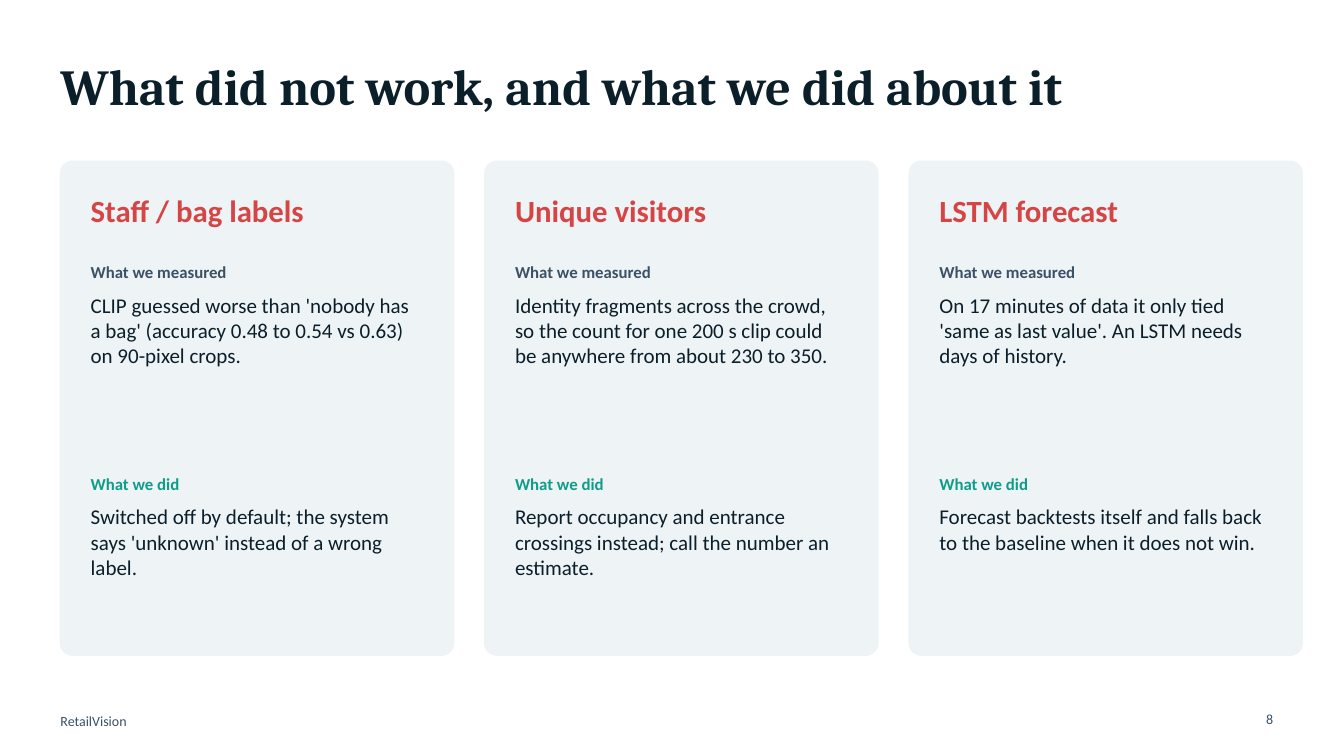
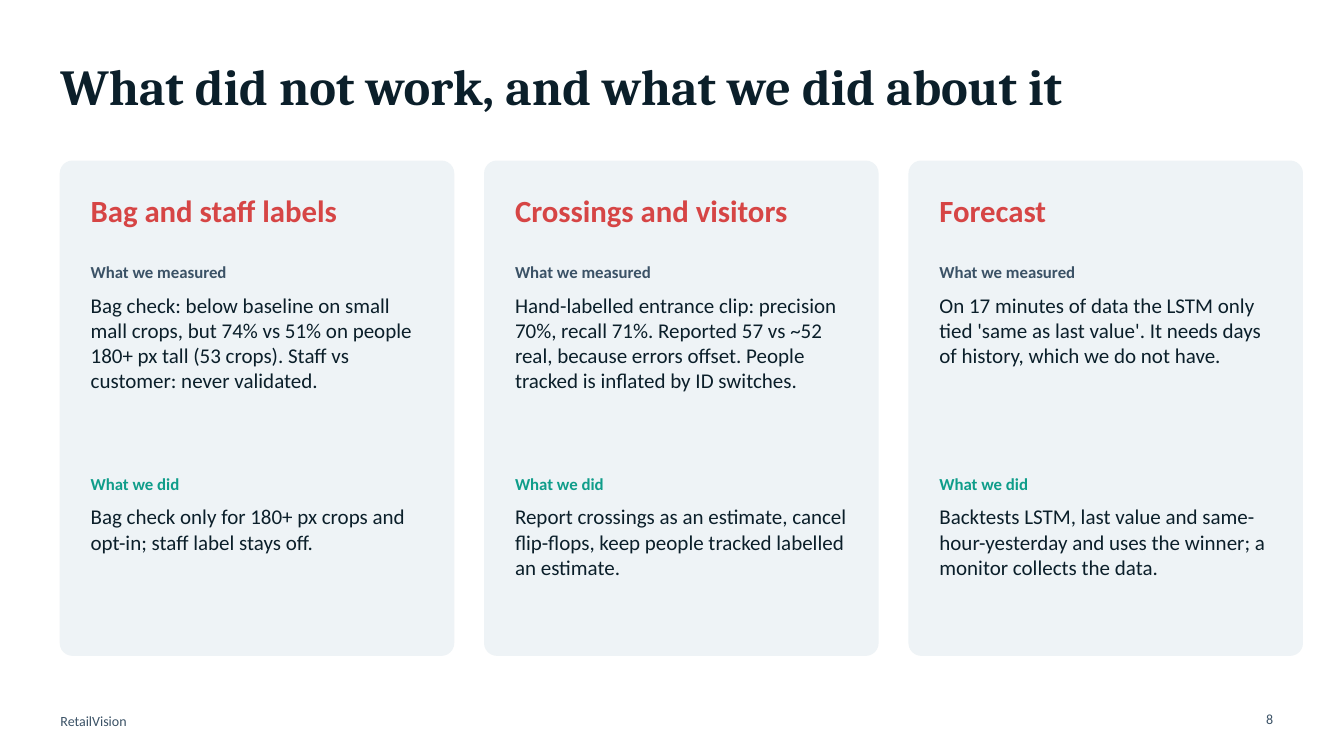
Before and after one commit to Vidushi1408/RetailVision, a slide deck: slide 8 of docs/RetailVision_presentation.pptx. Drawn at 1344x756 pixels with LibreOffice and Linux fonts; fonts in the diff are those of the drawing. Boxes give left, top, right and bottom in pixels: in the first picture for what was removed or moved away, otherwise in the second. Text is boxed around its words. In the diff, an @@ line names an element or a change of style, - is before the commit and + after.

```diff
--- a/docs/RetailVision_presentation.pptx
+++ b/docs/RetailVision_presentation.pptx
@@ text at <box>91,200,336,227</box>: text changed @@
-Staff / bag labels
+Bag and staff labels
@@ text at <box>515,200,788,227</box>: text changed @@
-Unique visitors
+Crossings and visitors
@@ text at <box>939,202,1046,222</box>: text changed @@
-LSTM forecast
+Forecast
@@ text at <box>91,298,412,388</box>: text changed @@
-CLIP guessed worse than 'nobody has a bag' (accuracy 0.48 to 0.54 vs 0.63) on 90-pixel crops.
+Bag check: below baseline on small mall crops, but 74% vs 51% on people 180+ px tall (53 crops). Staff vs customer: never validated.
@@ text at <box>515,298,836,392</box>: text changed @@
-Identity fragments across the crowd, so the count for one 200 s clip could be anywhere from about 230 to 350.
+Hand-labelled entrance clip: precision 70%, recall 71%. Reported 57 vs ~52 real, because errors offset. People tracked is inflated by ID switches.
@@ text at <box>939,298,1261,367</box>: text changed @@
-On 17 minutes of data it only tied 'same as last value'. An LSTM needs days of history.
+On 17 minutes of data the LSTM only tied 'same as last value'. It needs days of history, which we do not have.
@@ text at <box>91,509,405,554</box>: text changed @@
-Switched off by default; the system says 'unknown' instead of a wrong label.
+Bag check only for 180+ px crops and opt-in; staff label stays off.
@@ text at <box>515,509,846,575</box>: text changed @@
-Report occupancy and entrance crossings instead; call the number an estimate.
+Report crossings as an estimate, cancel flip-flops, keep people tracked labelled an estimate.
@@ text at <box>939,509,1265,575</box>: text changed @@
-Forecast backtests itself and falls back to the baseline when it does not win.
+Backtests LSTM, last value and same-hour-yesterday and uses the winner; a monitor collects the data.
```
Also in this commit, not shown: 1 other slide changed.
